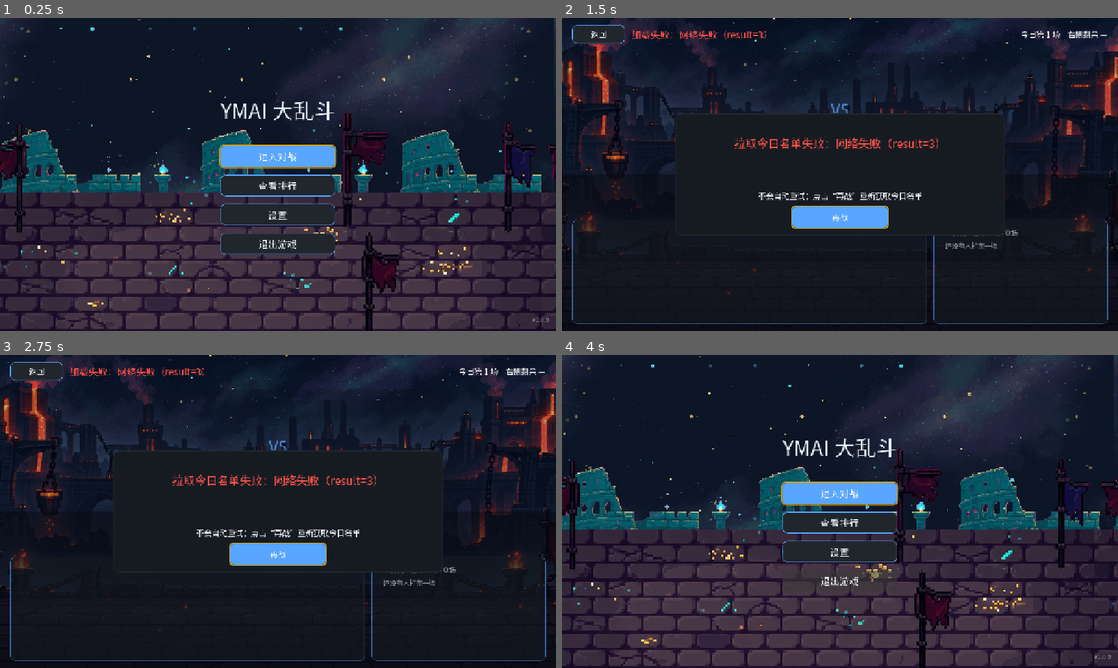
Above: before the commit, frames 1-4 (two rows, left to right).
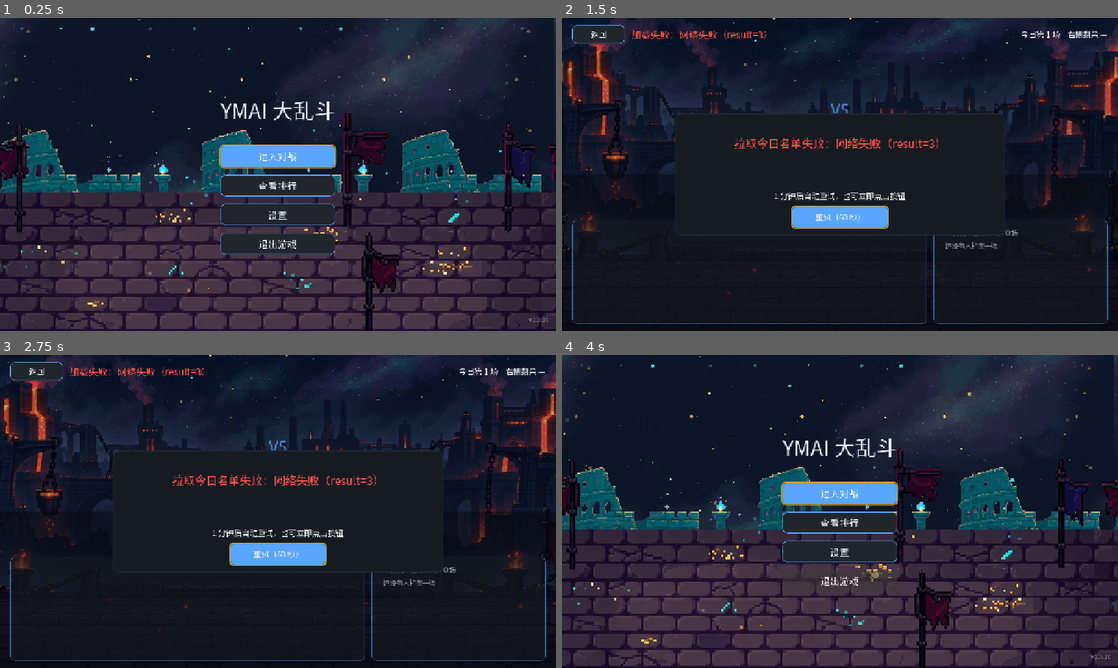
Above: after the commit, the same moments.

Repository: ManonLoki/ymai-battle
Game: Godot game, scene res://scenes/main.tscn
Same seed, same stepped clock (60 frames per second), same inputs: the game is played once before the commit and once after it.
Inputs (mouse positions are in pixels of both pictures, inside the frame that each line leads up to):
- Up to frame 1 (0.25 s): no input
- Up to frame 2 (1.5 s): tap Enter (ui_accept) at 0.5, 0.77 s; move the mouse to (962, 158) at 0.52 s; hold Right (ui_right) 0.53-1.25 s; click (962, 158) at 0.67 s; click "再战" (after the commit: "重试（60 秒）") at 1.25 s
- Up to frame 3 (2.75 s): click "再战" (after the commit: "重试（60 秒）") at 2 s
- Up to frame 4 (4 s): click "再战" (after the commit: "重试（60 秒）") at 2.75 s; click "返回" at 3.5 s

The runs differ from the first frame. In frame 1, less than 0.1% of the frame differs, in the area x 95-99%, y 95-98%; in frame 2, 0.6%, in the area x 35-65%, y 55-65%; in frame 3, 0.6%; in frame 4, less than 0.1%.

Commit message:
发布 1.0.10：恢复自动再战

Diff:
--- a/project.godot
+++ b/project.godot
@@ -11,7 +11,7 @@
 [application]
 
 config/name="YMAIBattle"
-config/version="1.0.9"
+config/version="1.0.10"
 run/main_scene="res://scenes/main.tscn"
 config/quit_on_go_back=false
 config/features=PackedStringArray("4.7", "Forward Plus")
--- a/scenes/battle.gd
+++ b/scenes/battle.gd
@@ -3,10 +3,12 @@
 ## 对战场景：拉取当日用量 → 组一场车轮战 → 逐条事件播动画和战报。
 ## 所有胜负判定都在 WheelWar / CombatResolver 里，这里只负责演出。
 ##
-## 进场只拉一次名单；打完或加载失败后停在结果面板，只有玩家明确按“再战”才
-## 重新请求。这样嵌入页面留在后台时不会每 60 秒轮询或在失败后循环重试。
+## 一场结束或加载失败后等待 60 秒自动再战；结果面板上的按钮同时显示倒计时，
+## 玩家也可以随时点击它跳过等待。每轮开始前都会重新读取当天名单。
 
 const MAIN_SCENE := "res://scenes/main.tscn"
+## 一场打完之后隔多久自动开下一轮。拉名单失败时也按这个间隔重试。
+const NEXT_ROUND_DELAY := 60.0
 ## 人数不够时的说明，状态栏和结果面板用的是同一句。
 const SHORT_ROSTER_MSG := "上榜人数不足，无法开战（需要至少 2 人）"
 ## 每条战报事件之间的停顿，太快看不清、太慢一场打不完。
@@ -25,8 +27,12 @@
 @onready var _opponent_view: FighterView = %OpponentView
 ## 演出协程正在跑。测试靠它确认循环能自己收手。
 var _busy := false
-## 网络加载正在进行。与 _busy 分开，避免连按“再战”并发发出多条请求。
+## 网络加载正在进行。与 _busy 分开，保证倒计时和按钮都不会并发发出请求。
 var _loading := false
+## 结果面板正在等待自动再战；按钮只负责把 _replay_requested 提前置为 true，
+## 真正开始下一轮始终由 _round_loop 这一条路径负责。
+var _waiting_for_replay := false
+var _replay_requested := false
 ## 玩家中途点“返回”时场景会立刻被释放，但 _run_loop / _play_event 还挂在 await 上。
 ## 这个标记让所有等待点都能及时收手，不再去碰已经离开场景树的节点。
 var _leaving := false
@@ -79,7 +85,7 @@
 	%BackButton.grab_focus()
 	if skip_autoload:
 		return
-	await _load_once()
+	await _round_loop()
 
 
 ## 战报和战绩榜的统一玻璃底板。独立造两份 StyleBox，避免之后调整战报内边距时
@@ -96,9 +102,9 @@
 	# 电视遥控器 BACK 键。
 	if what == NOTIFICATION_WM_GO_BACK_REQUEST:
 		_on_back_pressed()
-	# 从后台切回来：可能已经跨天了。这里先把右侧战绩榜对齐到今天，
-	# 否则玩家会先看到昨天的场次，要等下一轮开打才刷新。
-	elif what == NOTIFICATION_APPLICATION_RESUMED and _is_live():
+	# 从后台切回来：空闲或倒计时期间可以把榜对齐到今天；请求或战斗正在进行时
+	# 必须保留本轮捕获的日期，不能把一场旧日战斗写进新日记录。
+	elif what == NOTIFICATION_APPLICATION_RESUMED and _is_live() and not _loading and not _busy:
 		_sync_record_to_today()
 
 
@@ -130,43 +136,77 @@
 	return _is_live()
 
 
-## 一次明确的名单加载与对战。自动进场会调用一次，之后只有“再战”按钮会调用；
-## _loading 同时保护慢网下的连续点击，确保每个用户动作最多对应一条请求。
-func _load_once() -> void:
-	if _loading or _busy or not _is_live():
-		return
-	_loading = true
-	%ReplayButton.disabled = true
-	_sync_record_to_today()
-	await _load_and_run()
-	_loading = false
-	if not _is_live():
-		return
-	%ReplayButton.disabled = false
-	%ReplayButton.grab_focus()
-
-
-## 再战是唯一的后续网络触发点。先清掉上一场的动态状态，再现读当天日期和名单。
+## 一轮接一轮地打下去，直到玩家点“返回”把场景换走。
+## 按钮和倒计时都只结束等待，不直接拉接口；因此同一轮永远只有这一处会发请求。
+func _round_loop() -> void:
+	while _is_live():
+		_loading = true
+		%ReplayButton.disabled = true
+		# 这个场景会通宵开着，所以每轮开打前都要确认还是不是同一天。
+		_sync_record_to_today()
+		var fought := await _load_and_run()
+		_loading = false
+		if not _is_live():
+			return
+		%ReplayButton.disabled = false
+		%ReplayButton.grab_focus()
+		await _countdown(NEXT_ROUND_DELAY, "再战" if fought else "重试")
+		if not _is_live():
+			return
+		%ReplayButton.disabled = true
+		_reset_for_replay()
+
+
+## 玩家可以在 60 秒到点前立即再战。这里只结束当前等待；_round_loop 醒来后
+## 才负责清场和拉取，连点按钮也不会产生第二条请求。
 func _on_replay_pressed() -> void:
-	if _loading or _busy or not _is_live():
-		return
-	_reset_for_replay()
-	await _load_once()
+	if _loading or _busy or not _waiting_for_replay or not _is_live():
+		return
+	_replay_requested = true
+
+
+## 以真实时间截止点驱动倒计时。应用切到后台时帧会暂停，但系统时钟照走；恢复后的
+## 第一帧会直接发现已经到点，不会要求玩家重新等待剩余的 60 秒。
+func _countdown(seconds: float, action_text: String) -> void:
+	%ResultPanel.visible = true
+	_waiting_for_replay = true
+	_replay_requested = false
+	var deadline := Time.get_unix_time_from_system() + seconds
+	var shown_seconds := -1
+	while _is_live() and not _replay_requested:
+		var remaining := deadline - Time.get_unix_time_from_system()
+		if remaining <= 0.0:
+			break
+		var seconds_left := int(ceil(remaining))
+		if seconds_left != shown_seconds:
+			shown_seconds = seconds_left
+			%ReplayButton.text = "%s（%d 秒）" % [action_text, seconds_left]
+		# 每帧检查按钮标记，点击后下一帧就能进入新一轮；显示文字仍只在秒数变化时更新。
+		await get_tree().process_frame
+	_waiting_for_replay = false
+	_replay_requested = false
+	if _is_live():
+		%ReplayButton.text = "再战"
 
 
 ## 跨天之后把当天战绩换成新一天的（场次归零、榜一战绩清空），并刷新右侧榜。
 ##
-## 名单本身不用在这里处理：_load_and_run 每轮都会重新取一次系统日期去拉接口，
-## 所以榜单天然就是当天的；会“卡在昨天”的只有 _record，因为它只在 _ready 里读过一次。
+## 平常按系统今天同步；请求跨过午夜时，_load_and_run 会再用接口结果里的明确日期校准。
 func _sync_record_to_today() -> void:
-	if _record != null and not DayClock.rolled_over(_record.date):
+	_sync_record_to(DayClock.today())
+
+
+## 把战绩对象固定到一轮名单实际使用的日期。请求可能在午夜前发出、午夜后返回；
+## TokenUsageApi 返回的 date 才是这份名单真正按哪一天聚合的权威值。
+func _sync_record_to(date: String) -> void:
+	if date.is_empty() or (_record != null and _record.date == date):
 		return
 	# load_for 读到的存档日期对不上就会返回一份空记录，正好是我们要的。
-	_record = RoundRecord.load_for(DayClock.today(), record_path)
+	_record = RoundRecord.load_for(date, record_path)
 	_refresh_record_board()
 
 
-## 把上一场的残留清干净，准备响应用户的“再战”操作。
+## 把上一场的残留清干净，准备自动或手动再战。
 func _reset_for_replay() -> void:
 	%ResultPanel.visible = false
 	%ResultLabel.text = ""
@@ -185,7 +225,7 @@
 
 
 ## 返回值表示这次有没有真的打起来：拉取失败或人数不够时是 false，
-## 此时结果面板说明原因并停住，绝不自动重试。
+## 外层会据此把按钮写成“重试”，一分钟后重新拉取。
 func _load_and_run() -> bool:
 	%MatchupLabel.text = "正在拉取今日对战名单…"
 	var result: Dictionary = await TokenUsageApi.fetch_ranking(self)
@@ -194,6 +234,8 @@
 	if not bool(result.get("ok", false)):
 		var reason := str(result.get("error", "未知错误"))
 		return _fail_round("加载失败：%s" % reason, "拉取今日名单失败：%s" % reason)
+	# 名单日期在请求完成后才确定；先把战绩切到同一天，再开战并最终落盘。
+	_sync_record_to(str(result.get("date", "")))
 	var ranked: Array[RankedUser] = result.get("users", [] as Array[RankedUser])
 	# 一个人没法打车轮战。
 	if ranked.size() < 2:
@@ -450,7 +492,7 @@
 	%ResultLabel.text = text
 	%ResultLabel.add_theme_color_override("font_color", ThemeHelper.DANGER)
 	%MvpLabel.text = ""
-	%ReplayHintLabel.text = "不会自动重试；点击“再战”重新获取今日名单"
+	%ReplayHintLabel.text = "1 分钟后自动重试，也可立即点击按钮"
 	if not %ReplayButton.disabled:
 		%ReplayButton.grab_focus()
 
@@ -470,7 +512,7 @@
 	var mvp_line := CombatLog.mvp_line(_tally.best())
 	%MvpLabel.text = mvp_line
 	%MvpLabel.add_theme_color_override("font_color", ThemeHelper.GOLD)
-	%ReplayHintLabel.text = "点击“再战”时才会重新获取今日名单"
+	%ReplayHintLabel.text = "1 分钟后自动再战，也可立即点击按钮"
 	if not %ReplayButton.disabled:
 		%ReplayButton.grab_focus()
 	_append_log(mvp_line)
--- a/tests/run_headless_tests.gd
+++ b/tests/run_headless_tests.gd
@@ -57,7 +57,7 @@
 	await _test_battle_playback()
 	await _test_result_copy()
 	_test_damage_tally()
-	await _test_manual_replay_cycle()
+	await _test_auto_replay_cycle()
 	_test_round_record()
 	await _test_record_board()
 	await _test_body_scale()
@@ -2916,8 +2916,8 @@
 	_assert(CombatLog.mvp_line(empty.best()).find("空缺") >= 0, "空缺时也给一句说明")
 
 
-## 进场只取一次名单；一场打完或失败后停住，玩家按“再战”才允许重新取。
-func _test_manual_replay_cycle() -> void:
+## 一场打完 → 按钮倒计时；到点自动再战，玩家也能点击按钮提前开始。
+func _test_auto_replay_cycle() -> void:
 	_remove_test_battle_record()
 	var packed := load("res://scenes/battle.tscn") as PackedScene
 	var battle: Node = packed.instantiate()
@@ -2925,14 +2925,21 @@
 	battle.record_path = TEST_BATTLE_RECORD_PATH
 	root.add_child(battle)
 	await process_frame
+	_assert(battle.NEXT_ROUND_DELAY == 60.0, "打完一分钟后自动开下一轮")
 	var battle_src := FileAccess.get_file_as_string("res://scenes/battle.gd")
-	_assert(battle_src.find("NEXT_ROUND_DELAY") < 0, "对战场景没有 60 秒后台轮询间隔")
-	_assert(battle_src.find("func _round_loop") < 0, "对战场景没有自动轮次网络循环")
-	_assert(battle_src.find("func _on_replay_pressed") >= 0, "后续名单刷新只暴露在再战按钮处理器")
-	_assert(battle_src.count("await _load_once()") == 2, "只有首次进场和用户再战会触发一次加载")
+	_assert(battle_src.find("func _round_loop") >= 0, "轮次循环负责在倒计时后重新拉取名单")
+	_assert(battle_src.find("await _countdown(NEXT_ROUND_DELAY") >= 0, "每轮都等待声明的 60 秒再战间隔")
+	_assert(battle_src.count("await _load_and_run()") == 1, "自动到点和按钮提前再战共用唯一加载路径")
+	_assert(battle_src.find("_sync_record_to(str(result.get(\"date\"") >= 0, "每轮战绩绑定到接口实际聚合的日期")
+	var original_record_date: String = battle._record.date
+	battle._sync_record_to("2099-12-30")
+	_assert(battle._record.date == "2099-12-30", "战绩可以切到本轮捕获的明确日期")
+	battle._sync_record_to("2099-12-30")
+	_assert(battle._record.date == "2099-12-30", "同一天重复同步不会替换本轮战绩")
+	battle._sync_record_to(original_record_date)
 	var replay_button := battle.get_node("%ReplayButton") as Button
 	_assert(replay_button != null and replay_button.text == "再战", "结果面板提供明确的用户再战操作")
-	_assert(replay_button.pressed.get_connections().size() == 1, "再战按钮只绑定一个加载处理器")
+	_assert(replay_button.pressed.get_connections().size() == 1, "再战按钮只绑定一个倒计时跳过处理器")
 	var ranked: Array[RankedUser] = [_ranked("甲", 5000), _ranked("乙", 300), _ranked("丙", 300)]
 	var round_backdrop := battle.get_node("%BattleBackground") as BattleParallax
 	var champion_view := battle.get_node("%ChampionView") as FighterView
@@ -2945,14 +2952,25 @@
 	_assert(battle.get_node("%ResultPanel").visible, "一场打完先出结果面板")
 	_assert(not battle.get_node("%MvpLabel").text.is_empty(), "结果面板带 MVP 一行")
 	_assert(battle.get_node("%BattleLog").get_parsed_text().find("MVP") >= 0, "MVP 也写进战报")
-	_assert(battle.get_node("%ReplayHintLabel").text.find("再战") >= 0, "结果明确说明再次读取需要用户操作")
-	await process_frame
-	_assert(battle.get_node("%ResultPanel").visible, "等待一帧不会自动收起结果或开始新请求")
+	_assert(battle.get_node("%ReplayHintLabel").text.find("自动再战") >= 0, "结果明确说明一分钟后自动再战")
+	var click_observation := {"button_text": ""}
+	var click_timer := create_timer(0.05)
+	click_timer.timeout.connect(func() -> void:
+		click_observation["button_text"] = replay_button.text
+		# 连点也只会改同一个布尔标记，轮次循环仍只醒一次。
+		replay_button.pressed.emit()
+		replay_button.pressed.emit()
+	)
+	await battle._countdown(2.0, "再战")
+	_assert(str(click_observation["button_text"]).find("再战（2 秒）") >= 0, "剩余秒数显示在再战按钮上")
+	_assert(not battle._waiting_for_replay and replay_button.text == "再战", "点击按钮会立即结束等待并恢复按钮文案")
+	await battle._countdown(0.05, "再战")
+	_assert(not battle._waiting_for_replay, "无人点击时倒计时到点也会自行结束等待")
 	battle._reset_for_replay()
-	_assert(battle.get_node("%BattleLog").get_parsed_text().is_empty(), "用户再战前会清空上一场战报")
-	_assert(not battle.get_node("%ResultPanel").visible, "用户再战前结果面板收起")
+	_assert(battle.get_node("%BattleLog").get_parsed_text().is_empty(), "再战前会清空上一场战报")
+	_assert(not battle.get_node("%ResultPanel").visible, "再战前结果面板收起")
 	_assert(battle.get_node("%ChampionSlot").get_child_count() == 1, "固定擂主视图留在场景树里")
-	_assert(not battle.get_node("%ChampionView").visible and not battle.get_node("%OpponentView").visible, "再战前两个固定角色视图已复位并隐藏")
+	_assert(not battle.get_node("%ChampionView").visible and not battle.get_node("%OpponentView").visible, "下一轮前两个固定角色视图已复位并隐藏")
 	_assert(battle._war == null and battle._tally == null, "上一场的状态被丢弃")
 	await battle._start_war(ranked)
 	_assert(champion_view.get_instance_id() == champion_view_id, "第二轮复用同一个擂主 FighterView")
Not shown, changed: export_presets.cfg
Not shown, changed: docs/web-launch-parameters.md
